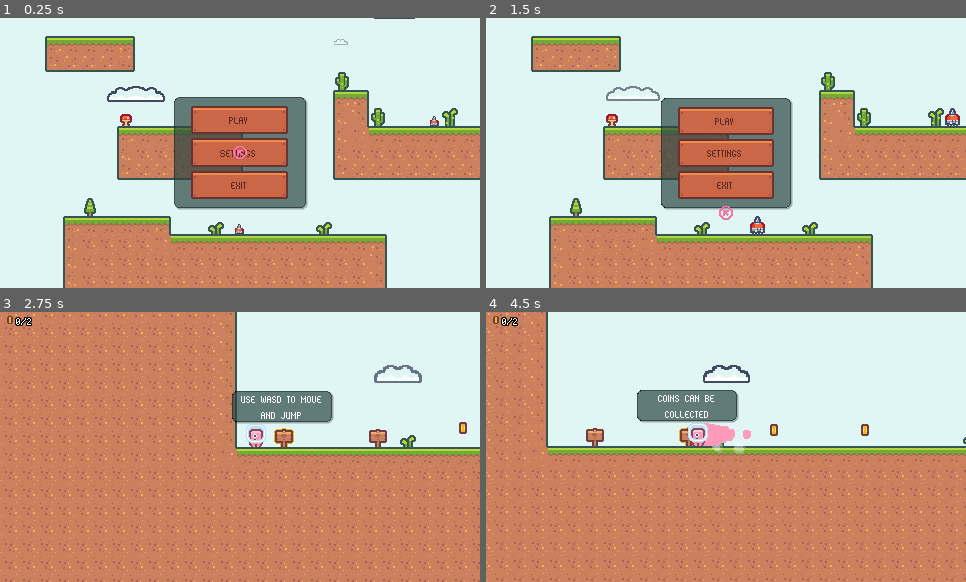
Above: before the commit, frames 1-4 (two rows, left to right).
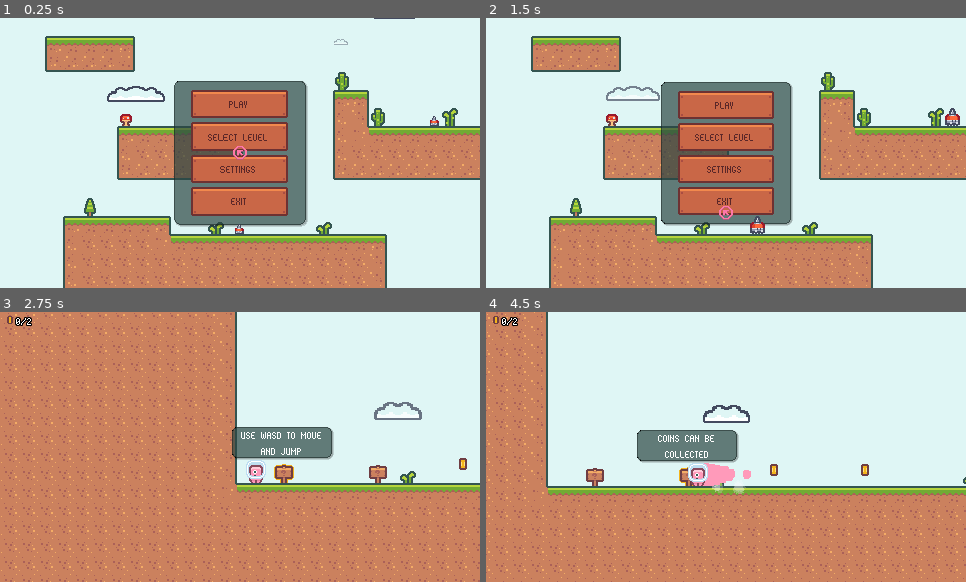
Above: after the commit, the same moments.

Repository: odabasi52/P1-NK
Game: Godot game, scene res://scenes/main.tscn
Same seed, same stepped clock (60 frames per second), same inputs: the game is played once before the commit and once after it.
Inputs (mouse positions are in pixels of both pictures, inside the frame that each line leads up to):
- Up to frame 1 (0.25 s): no input
- Up to frame 2 (1.5 s): click (726, 136) at 0.5 s, where only the run after the commit has a clickable "SELECT LEVEL"; click (726, 212) at 1.25 s, where only the run after the commit has a clickable "BACK"
- Up to frame 3 (2.75 s): click "PLAY" at 2 s
- Up to frame 4 (4.5 s): move the mouse to (831, 433) at 2.77 s; hold D (move_right) 2.78-4.28 s; click (831, 433) at 2.85 s; tap W (jump) at 3.02, 3.77 s; move the mouse to (630, 460) at 3.52 s; click (630, 460) at 3.6 s; move the mouse to (774, 387) at 4.27 s; hold A (move_left) from 4.28 s (still down); tap Shift (dash_state) at 4.35 s

The runs differ from the first frame. In frame 1, 9.0% of the frame differs, in the area x 36-65%, y 23-78%; in frame 2, 8.7%; in frame 3, 14%; in frame 4, 26%, in the area x 0-100%, y 0-100%.

Commit message:
Level Selection is added and pause menu is fixed.

Diff:
--- a/2DPlatformerGame/new-game-project/icon.svg
+++ /dev/null
@@ -1 +0,0 @@
-<svg xmlns="http://www.w3.org/2000/svg" width="128" height="128"><rect width="124" height="124" x="2" y="2" fill="#363d52" stroke="#212532" stroke-width="4" rx="14"/><g fill="#fff" transform="translate(12.322 12.322)scale(.101)"><path d="M105 673v33q407 354 814 0v-33z"/><path fill="#478cbf" d="m105 673 152 14q12 1 15 14l4 67 132 10 8-61q2-11 15-15h162q13 4 15 15l8 61 132-10 4-67q3-13 15-14l152-14V427q30-39 56-81-35-59-83-108-43 20-82 47-40-37-88-64 7-51 8-102-59-28-123-42-26 43-46 89-49-7-98 0-20-46-46-89-64 14-123 42 1 51 8 102-48 27-88 64-39-27-82-47-48 49-83 108 26 42 56 81zm0 33v39c0 276 813 276 814 0v-39l-134 12-5 69q-2 10-14 13l-162 11q-12 0-16-11l-10-65H446l-10 65q-4 11-16 11l-162-11q-12-3-14-13l-5-69z"/><path d="M483 600c0 34 58 34 58 0v-86c0-34-58-34-58 0z"/><circle cx="725" cy="526" r="90"/><circle cx="299" cy="526" r="90"/></g><g fill="#414042" transform="translate(12.322 12.322)scale(.101)"><circle cx="307" cy="532" r="60"/><circle cx="717" cy="532" r="60"/></g></svg>
--- a/2DPlatformerGame/new-game-project/project.godot
+++ /dev/null
@@ -1,15 +0,0 @@
-; Engine configuration file.
-; It's best edited using the editor UI and not directly,
-; since the parameters that go here are not all obvious.
-;
-; Format:
-;   [section] ; section goes between []
-;   param=value ; assign values to parameters
-
-config_version=5
-
-[application]
-
-config/name="New Game Project"
-config/features=PackedStringArray("4.4", "Forward Plus")
-config/icon="res://icon.svg"
--- /dev/null
+++ b/2DPlatformerGame/scenes/UI/level_container.tscn
@@ -0,0 +1,37 @@
+[gd_scene load_steps=3 format=3 uid="uid://bjqnex5ce748p"]
+
+[ext_resource type="Texture2D" uid="uid://cpifeaqyhml80" path="res://assets/level1.jpg" id="1_087d6"]
+[ext_resource type="Script" uid="uid://iirtgtw4fw0c" path="res://scripts/level_container.gd" id="1_du4vq"]
+
+[node name="LevelContainer" type="MarginContainer"]
+theme_override_constants/margin_left = 1
+theme_override_constants/margin_right = 1
+script = ExtResource("1_du4vq")
+texture = ExtResource("1_087d6")
+
+[node name="Panel" type="Panel" parent="."]
+layout_mode = 2
+
+[node name="MarginContainer" type="MarginContainer" parent="."]
+layout_mode = 2
+theme_override_constants/margin_left = 4
+theme_override_constants/margin_right = 4
+
+[node name="VBoxContainer" type="VBoxContainer" parent="MarginContainer"]
+clip_contents = true
+custom_minimum_size = Vector2(100, 0)
+layout_mode = 2
+theme_override_constants/separation = 0
+
+[node name="TextureRect" type="TextureRect" parent="MarginContainer/VBoxContainer"]
+layout_mode = 2
+texture = ExtResource("1_087d6")
+expand_mode = 5
+
+[node name="Label" type="Label" parent="MarginContainer/VBoxContainer"]
+layout_mode = 2
+text = "Level 1"
+horizontal_alignment = 1
+
+[connection signal="mouse_entered" from="." to="." method="_on_mouse_entered"]
+[connection signal="mouse_exited" from="." to="." method="_on_mouse_exited"]
--- /dev/null
+++ b/2DPlatformerGame/scenes/UI/levelselection_menu.tscn
@@ -0,0 +1,128 @@
+[gd_scene load_steps=14 format=3 uid="uid://do3frygrugjae"]
+
+[ext_resource type="Script" uid="uid://kyt1856cyfyv" path="res://scripts/levelselection_menu.gd" id="1_vw028"]
+[ext_resource type="Theme" uid="uid://cwcw4wt01d6y0" path="res://resource/theme.tres" id="2_sqlu2"]
+[ext_resource type="PackedScene" uid="uid://bjqnex5ce748p" path="res://scenes/UI/level_container.tscn" id="3_sqlu2"]
+[ext_resource type="PackedScene" uid="uid://c8qs28yry40um" path="res://scenes/UI/animated_button.tscn" id="3_ty2s2"]
+
+[sub_resource type="Animation" id="Animation_feath"]
+length = 0.001
+tracks/0/type = "value"
+tracks/0/imported = false
+tracks/0/enabled = true
+tracks/0/path = NodePath("MarginContainer:scale")
+tracks/0/interp = 1
+tracks/0/loop_wrap = true
+tracks/0/keys = {
+"times": PackedFloat32Array(0),
+"transitions": PackedFloat32Array(1),
+"update": 0,
+"values": [Vector2(1, 1)]
+}
+
+[sub_resource type="Animation" id="Animation_mko1u"]
+resource_name = "default"
+length = 0.4
+step = 0.05
+tracks/0/type = "value"
+tracks/0/imported = false
+tracks/0/enabled = true
+tracks/0/path = NodePath("MarginContainer:scale")
+tracks/0/interp = 2
+tracks/0/loop_wrap = true
+tracks/0/keys = {
+"times": PackedFloat32Array(0, 0.3, 0.4),
+"transitions": PackedFloat32Array(1, 1, 1),
+"update": 0,
+"values": [Vector2(0, 0), Vector2(1.1, 1.1), Vector2(1, 1)]
+}
+
+[sub_resource type="AnimationLibrary" id="AnimationLibrary_feath"]
+_data = {
+&"RESET": SubResource("Animation_feath"),
+&"default": SubResource("Animation_mko1u")
+}
+
+[sub_resource type="StyleBoxEmpty" id="StyleBoxEmpty_ty2s2"]
+
+[sub_resource type="StyleBoxEmpty" id="StyleBoxEmpty_0nsn0"]
+
+[sub_resource type="StyleBoxEmpty" id="StyleBoxEmpty_e6dfq"]
+
+[sub_resource type="StyleBoxEmpty" id="StyleBoxEmpty_e2bmd"]
+
+[sub_resource type="StyleBoxEmpty" id="StyleBoxEmpty_3b184"]
+
+[sub_resource type="Theme" id="Theme_oogha"]
+HScrollBar/styles/grabber = SubResource("StyleBoxEmpty_ty2s2")
+HScrollBar/styles/grabber_highlight = SubResource("StyleBoxEmpty_0nsn0")
+HScrollBar/styles/grabber_pressed = SubResource("StyleBoxEmpty_e6dfq")
+HScrollBar/styles/scroll = SubResource("StyleBoxEmpty_e2bmd")
+HScrollBar/styles/scroll_focus = SubResource("StyleBoxEmpty_3b184")
+
+[node name="LevelSelection" type="CanvasLayer"]
+script = ExtResource("1_vw028")
+
+[node name="AnimationPlayer" type="AnimationPlayer" parent="."]
+libraries = {
+&"": SubResource("AnimationLibrary_feath")
+}
+autoplay = "default"
+
+[node name="MarginContainer" type="MarginContainer" parent="."]
+anchors_preset = 15
+anchor_right = 1.0
+anchor_bottom = 1.0
+grow_horizontal = 2
+grow_vertical = 2
+pivot_offset = Vector2(240, 135)
+theme = ExtResource("2_sqlu2")
+
+[node name="PanelContainer" type="PanelContainer" parent="MarginContainer"]
+custom_minimum_size = Vector2(400, 0)
+layout_mode = 2
+size_flags_horizontal = 4
+size_flags_vertical = 4
+
+[node name="MarginContainer" type="MarginContainer" parent="MarginContainer/PanelContainer"]
+layout_mode = 2
+theme_override_constants/margin_left = 8
+theme_override_constants/margin_top = 8
+theme_override_constants/margin_right = 8
+theme_override_constants/margin_bottom = 8
+
+[node name="VBoxContainer" type="VBoxContainer" parent="MarginContainer/PanelContainer/MarginContainer"]
+custom_minimum_size = Vector2(200, 24)
+layout_mode = 2
+theme_override_constants/separation = 12
+
+[node name="Label" type="Label" parent="MarginContainer/PanelContainer/MarginContainer/VBoxContainer"]
+layout_mode = 2
+text = "LEVELS"
+horizontal_alignment = 1
+
+[node name="ScrollContainer" type="ScrollContainer" parent="MarginContainer/PanelContainer/MarginContainer/VBoxContainer"]
+layout_mode = 2
+theme = SubResource("Theme_oogha")
+vertical_scroll_mode = 0
+
+[node name="Levels" type="HBoxContainer" parent="MarginContainer/PanelContainer/MarginContainer/VBoxContainer/ScrollContainer"]
+layout_mode = 2
+size_flags_vertical = 3
+
+[node name="LevelContainer2" parent="MarginContainer/PanelContainer/MarginContainer/VBoxContainer/ScrollContainer/Levels" instance=ExtResource("3_sqlu2")]
+layout_mode = 2
+labelText = "Tutorial"
+
+[node name="LevelContainer3" parent="MarginContainer/PanelContainer/MarginContainer/VBoxContainer/ScrollContainer/Levels" instance=ExtResource("3_sqlu2")]
+layout_mode = 2
+labelText = "Level 1"
+levelNumber = 1
+
+[node name="MarginContainer2" type="MarginContainer" parent="MarginContainer/PanelContainer/MarginContainer/VBoxContainer"]
+layout_mode = 2
+size_flags_horizontal = 4
+
+[node name="BackButton" parent="MarginContainer/PanelContainer/MarginContainer/VBoxContainer/MarginContainer2" instance=ExtResource("3_ty2s2")]
+layout_mode = 2
+text = "BACK"
--- a/2DPlatformerGame/scenes/UI/main_menu.tscn
+++ b/2DPlatformerGame/scenes/UI/main_menu.tscn
@@ -297,6 +297,11 @@
 text = "PLAY
 "
 
+[node name="ChangeLevelButton" parent="MarginContainer/PanelContainer/MarginContainer/VBoxContainer" instance=ExtResource("1_qwnig")]
+layout_mode = 2
+text = "SELECT LEVEL
+"
+
 [node name="SettingButton" parent="MarginContainer/PanelContainer/MarginContainer/VBoxContainer" instance=ExtResource("1_qwnig")]
 layout_mode = 2
 text = "SETTINGS
--- a/2DPlatformerGame/scenes/UI/mouse_cursor.tscn
+++ b/2DPlatformerGame/scenes/UI/mouse_cursor.tscn
@@ -2,6 +2,21 @@
 
 [ext_resource type="Script" uid="uid://tgl0nibic75v" path="res://scripts/mouse_cursor.gd" id="1_xn10t"]
 [ext_resource type="Texture2D" uid="uid://dgr5ke424s1tq" path="res://assets/mouse/78_90.png" id="2_xn10t"]
+
+[sub_resource type="Animation" id="Animation_8obug"]
+length = 0.001
+tracks/0/type = "value"
+tracks/0/imported = false
+tracks/0/enabled = true
+tracks/0/path = NodePath("Sprite2D:scale")
+tracks/0/interp = 1
+tracks/0/loop_wrap = true
+tracks/0/keys = {
+"times": PackedFloat32Array(0),
+"transitions": PackedFloat32Array(1),
+"update": 0,
+"values": [Vector2(1, 1)]
+}
 
 [sub_resource type="Animation" id="Animation_uhsiy"]
 resource_name = "click"
@@ -18,21 +33,6 @@
 "transitions": PackedFloat32Array(1, 1),
 "update": 0,
 "values": [Vector2(1.3, 1.3), Vector2(1, 1)]
-}
-
-[sub_resource type="Animation" id="Animation_8obug"]
-length = 0.001
-tracks/0/type = "value"
-tracks/0/imported = false
-tracks/0/enabled = true
-tracks/0/path = NodePath("Sprite2D:scale")
-tracks/0/interp = 1
-tracks/0/loop_wrap = true
-tracks/0/keys = {
-"times": PackedFloat32Array(0),
-"transitions": PackedFloat32Array(1),
-"update": 0,
-"values": [Vector2(1, 1)]
 }
 
 [sub_resource type="AnimationLibrary" id="AnimationLibrary_8obug"]
--- a/2DPlatformerGame/scripts/base_level.gd
+++ b/2DPlatformerGame/scripts/base_level.gd
@@ -11,6 +11,7 @@
 var currentPlayerNode = null
 var totalCoins = 0
 var collectedCoins = 0
+var level_complete = null
 
 func _ready():
 	spawnPos = $Player.global_position
@@ -22,18 +23,18 @@
 		$SpaceShip.game_finished.connect(self.on_finish)
 
 func _unhandled_input(event: InputEvent) -> void:
-	if event.is_action_pressed("Pause"):
+	if event.is_action_pressed("Pause") and level_complete == null:
 		var pause_instance = pause_menu_scene.instantiate()
 		add_child(pause_instance)
 
 func on_finish():
 	currentPlayerNode.disable_player_input()
-	var completed_menu = completed_menu_scene.instantiate()
-	self.add_child(completed_menu)
+	level_complete = completed_menu_scene.instantiate()
+	self.add_child(level_complete)
 
 func on_win():
 	currentPlayerNode.disable_player_input()
-	var level_complete = level_complete_scene.instantiate()
+	level_complete = level_complete_scene.instantiate()
 	self.add_child(level_complete)
 
 func coin_total_changed(newTotal):
--- a/2DPlatformerGame/scripts/game_camera.gd
+++ b/2DPlatformerGame/scripts/game_camera.gd
@@ -36,5 +36,7 @@
 	if players.size() > 0:
 		var player = players[0]
 		playerPos = player.global_position
+		playerPos.y-=40
+
 	elif deaths.size() > 0:
 		playerPos = deaths[deaths.size()-1].global_position
--- /dev/null
+++ b/2DPlatformerGame/scripts/level_container.gd
@@ -0,0 +1,27 @@
+extends MarginContainer
+
+@export var labelText: String
+@export var texture: Texture
+@export var levelNumber: int
+@onready var label: Label = $MarginContainer/VBoxContainer/Label
+@onready var panel: Panel = $Panel
+@onready var texture_rect: TextureRect = $MarginContainer/VBoxContainer/TextureRect
+
+func _ready() -> void:
+	panel.visible = false
+	label.text = labelText
+	texture_rect.texture = texture
+
+func _process(delta: float) -> void:
+	if Input.is_action_just_pressed("MouseClicked") and panel.visible:
+		on_click()
+
+func _on_mouse_entered() -> void:
+	panel.visible = true
+
+func _on_mouse_exited() -> void:
+	panel.visible = false
+
+func on_click() -> void:
+	$"/root/LevelManager".change_scene(levelNumber)
+	$"/root/MouseCursor".visible = false
--- /dev/null
+++ b/2DPlatformerGame/scripts/levelselection_menu.gd
@@ -0,0 +1,12 @@
+extends CanvasLayer
+
+@onready var back_button: Button = $MarginContainer/PanelContainer/MarginContainer/VBoxContainer/MarginContainer2/BackButton
+
+
+signal back_pressed
+
+func _ready() -> void:
+	back_button.connect("pressed", Callable(self, "on_back_pressed"))
+
+func on_back_pressed():
+	emit_signal("back_pressed")
--- a/2DPlatformerGame/scripts/main_menu.gd
+++ b/2DPlatformerGame/scripts/main_menu.gd
@@ -1,15 +1,31 @@
 extends CanvasLayer
 
 @onready var play_button: Button = $MarginContainer/PanelContainer/MarginContainer/VBoxContainer/PlayButton
+@onready var levelSelection_button: Button = $MarginContainer/PanelContainer/MarginContainer/VBoxContainer/ChangeLevelButton
 @onready var setting_button: Button = $MarginContainer/PanelContainer/MarginContainer/VBoxContainer/SettingButton
 @onready var exit_button: Button = $MarginContainer/PanelContainer/MarginContainer/VBoxContainer/ExitButton
 
 var settings_menu = preload("res://scenes/UI/settings_menu.tscn")
+var level_menu = preload("res://scenes/UI/levelselection_menu.tscn")
 
 func _ready() -> void:
 	play_button.connect("pressed", Callable(self, "on_play_pressed"))
+	levelSelection_button.connect("pressed", Callable(self, "on_levelSelection_pressed"))
 	exit_button.connect("pressed", Callable(self, "on_exit_pressed"))
 	setting_button.connect("pressed", Callable(self, "on_settings_pressed"))
+
+func on_levelSelection_pressed():
+	await get_tree().create_timer(0.1).timeout
+	$MarginContainer.visible = false
+	var level_menu_instance = level_menu.instantiate()
+	add_child(level_menu_instance)
+	level_menu_instance.connect("back_pressed", Callable(self, "on_levelSelection_back_pressed"))
+
+func on_levelSelection_back_pressed():
+	await get_tree().create_timer(0.1).timeout
+	if $LevelSelection:
+		$LevelSelection.queue_free()
+		$MarginContainer.visible = true
 
 func on_play_pressed():
 	await get_tree().create_timer(0.1).timeout
Binary file added: 2DPlatformerGame/assets/level1.jpg
Not shown, changed: 2DPlatformerGame/assets/level1.jpg.import
Not shown: 1 places in 2DPlatformerGame/scenes/test.tscn that only renumber resources
Not shown, added: 2DPlatformerGame/scripts/level_container.gd.uid
Not shown, added: 2DPlatformerGame/scripts/levelselection_menu.gd.uid
Not shown, removed: 2DPlatformerGame/new-game-project/.editorconfig
Not shown, removed: 2DPlatformerGame/new-game-project/.gitattributes
Not shown, removed: 2DPlatformerGame/new-game-project/.gitignore
